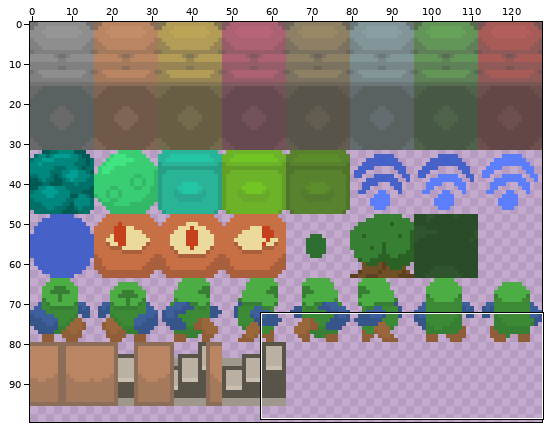
A sprite sheet gets an edit: asset/img/16x16SquareSheet.png. The picture above shows the old version from afar; the outline marks the close-up.
Close-up. Before:
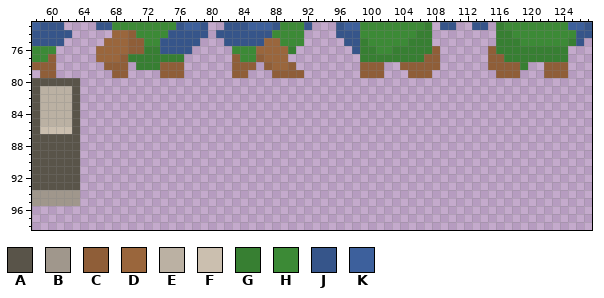
The file is 128x128 pixels. Colours within 5 levels of each other are drawn and written as one. Shown: x 58..127, y 73..98. The wide view leaves out empty margins.
Palette (. is transparent): A #595449  B #a0978c  C #8f5e38  D #9a663c  E #bbb1a3  F #cbbfaf  G #377f32  H #3c8a36  J #36558a  K #3d609c
Pixels before, first column x 58:
73 KJJJ....JJHHHHHHHHJKKJ..JJJKKKJHHHJ...JKKHHHHHHHHG.JJ..JJ.GHHHHHHHHKKJ
74 JJJJJ.....DDCHHHHJJJJJ.JJJJJJJHHHH....JJJHHHHHHHGG........GGHHHHHHHHJJ
75 JJJJ.....DDDCCHHJJJJJ...JJJJJDDHHH.....JJGHHHHHGGG........GGGHHHHHHGJ.
76 HHH.....DDDDCCGGJJJJ.....HHHDDDDG.......JGGHHGGGGGC......CGGGGGGGGG...
77 HHC.....DDDCGGGGGGG......CHHCDDD.........GGGGGGGGCC......CCGGGGGGGG...
78 CCC......CCC.GGGCCC......CCC.CDDC........CCC..CCCCC......CCCCG..CCC...
79 .CC.......CC....CCC......CC...CCCC.......CCC...CCC........CCC...CCC...
80 AAAAAA................................................................
81 AEEEEA................................................................
82 AEEEEA................................................................
83 AEEEEA................................................................
84 AEEEEA................................................................
85 AEEEEA................................................................
86 AFFFFA................................................................
87 AAAAAA................................................................
88 AAAAAA................................................................
89 AAAAAA................................................................
90 AAAAAA................................................................
91 AAAAAA................................................................
92 AAAAAA................................................................
93 AAAAAA................................................................
94 BBBBBB................................................................
95 BBBBBB................................................................
Once edited:
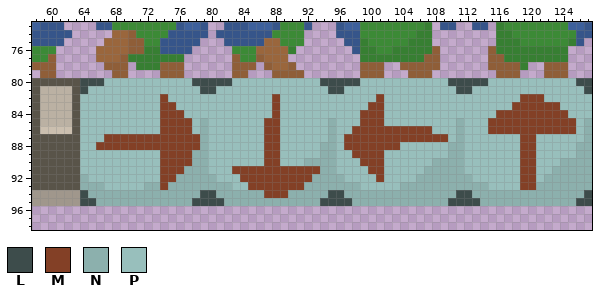
Colours new in this view: L #3d4c4b  M #834026  N #8cb0ad  P #98bfbc
What changed:
y 80: x 64..127 ................................................................ -> LLLPPPPPPPPPPPLLLLLPPPPPPPPPPPLLLLLPPPPPPPPPPPLLLLLPPPPPPPPPPPLL
y 81: x 64..127 ................................................................ -> LPPPPPPPPPPPPPPLLPPPPPPPPPPPPPPLLPPPPPPPPPPPPPPLLPPPPPPPPPPPPPPL
y 82: x 64..127 ................................................................ -> PPPPPPPPPPMPPPPPPPPPPPPPMPPPPPPPPPPPPMPPPPPPPPPPPPPPPPPMMMPPPPPP
y 83: x 64..127 ................................................................ -> PPPPPPPPPPMMPPPPPPPPPPPPMPPPPPPPPPPPMMPPPPPPPPPPPPPPPPMMMMMMPPPP
y 84: x 64..127 ................................................................ -> PPPPPPPPPPMMMPPPPPPPPPPPMPPPPPPPPPPMMMPPPPPPPPPPPPPPMMMMMMMMMPPP
y 85: x 64..127 ................................................................ -> PPPPPPPPPPMMMMPNPPPPPPPMMPPPPPPNPPPMMMPPPPPPPPPNPPPMMMMMMMMMMMPN
y 86: x 64..127 ................................................................ -> PPPPPPPPPPMMMMPNPPPPPPPMMPPPPPPNPPMMMMMMMMMMPPPNPPPMMMMMMMMMMMPN
y 87: x 64..127 ................................................................ -> PPPMMMMMMMMMMMMNPPPPPPPMMPPPPPPNPMMMMMMMMMMMMMPNPPPPPPPMMPPPPPPN
y 88: x 64..127 ................................................................ -> PPMMMMMMMMMMMMMNPPPPPPPMMPPPPPNNPMMMMMMMPPPPPPNNPPPPPPPMMPPPPPNN
y 89: x 64..127 ................................................................ -> PPPPPPPPPPMMMMNNPPPPPPPMMPPPPPNNPPMMMMPPPPPPPPNNPPPPPPPMMPPPPPNN
y 90: x 64..127 ................................................................ -> PPPPPPPPPPMMMMNNPPPPPPPMMPPPNNNNPPPMMMPPPPPPNNNNPPPPPPPMMPPPNNNN
y 91: x 64..127 ................................................................ -> PPPPPPPPPPMMMNNNPPPMMMMMMMMMMMNNPPPPMMPPPPPNNNNNPPPPPPPMMPPNNNNN
y 92: x 64..127 ................................................................ -> NPPPPPPPPPMMNNNNNPPPMMMMMMMMMNNNNPPPPMPPPPNNNNNNNPPPPPPMMPNNNNNN
y 93: x 64..127 ................................................................ -> NNNPPPPPNNMNNNNNNNNPPMMMMMMMNNNNNNNPPPPPNNNNNNNNNNNPPPPMMNNNNNNN
y 94: x 64..127 ................................................................ -> LNNNNNNNNNNNNNNLLNNNNNNMMMNNNNNLLNNNNNNNNNNNNNNLLNNNNNNNNNNNNNNL
y 95: x 64..127 ................................................................ -> LLNNNNNNNNNNNNLLLLNNNNNNNNNNNNLLLLNNNNNNNNNNNNLLLLNNNNNNNNNNNNLL
Changed places in both close-ups, as pixel boxes (x1, y1, x2, y2):
added: (80, 78, 592, 206)
